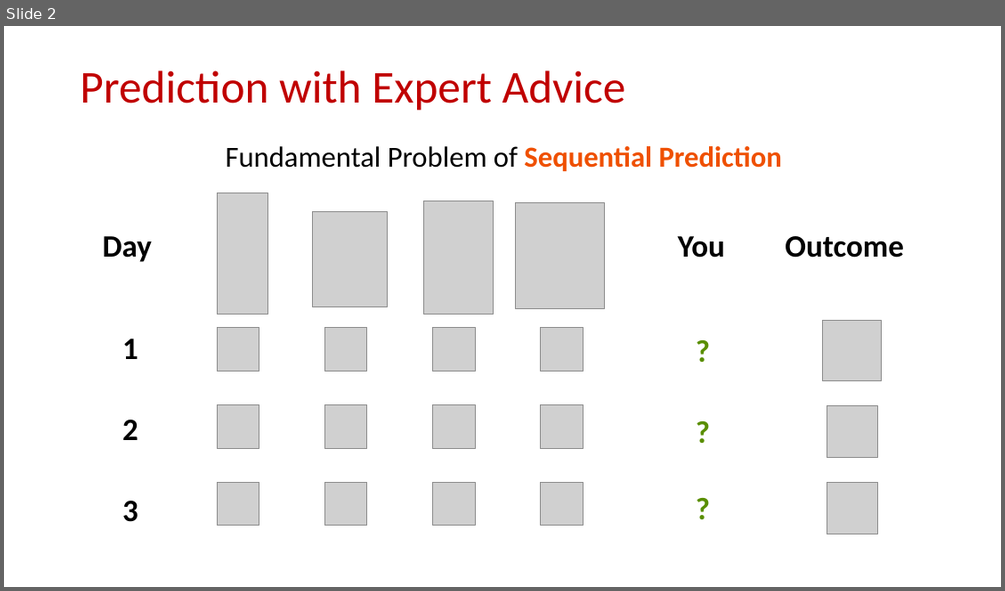
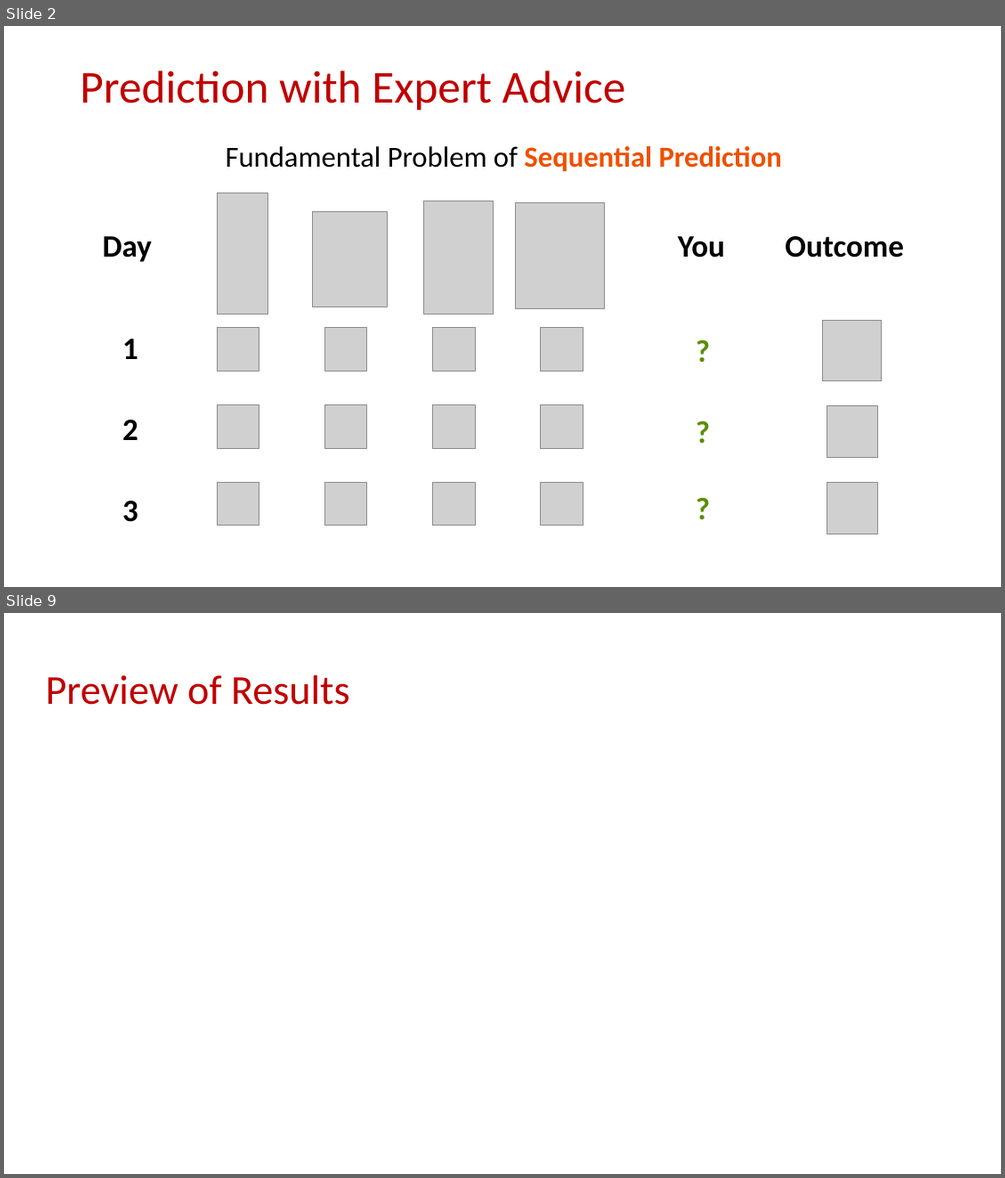
Before and after one commit to samsonzhou/samsonzhou.github.io, a slide deck: other-talks/SODA 2026.pptx. Shown one above the other, each under a label of ours: slide 2 before the commit, slides 2 and 9 after it; the slides between them are not shown. The pictures are 1005x591 and 1005x1178 pixels, drawn with LibreOffice and Linux fonts; fonts in the diff are those of the drawing; grey boxes stand for pictures. Boxes give left, top, right and bottom in pixels: in the first picture for what was removed or moved away, otherwise in the second. Text is boxed around its words. In the diff, an @@ line names an element or a change of style, - is before the commit and + after.

```diff
--- a/other-talks/SODA 2026.pptx
+++ b/other-talks/SODA 2026.pptx
@@ slide 9 added at (x1=4, y1=613, x2=1001, y2=1174), background #FFFFFF @@
@@ title added at (x1=46, y1=675, x2=350, y2=705), 39.6 pt, text #C00000 @@
+Preview of Results
```
Also in this commit, not shown: 1 slide changed, 25 other slides added.
